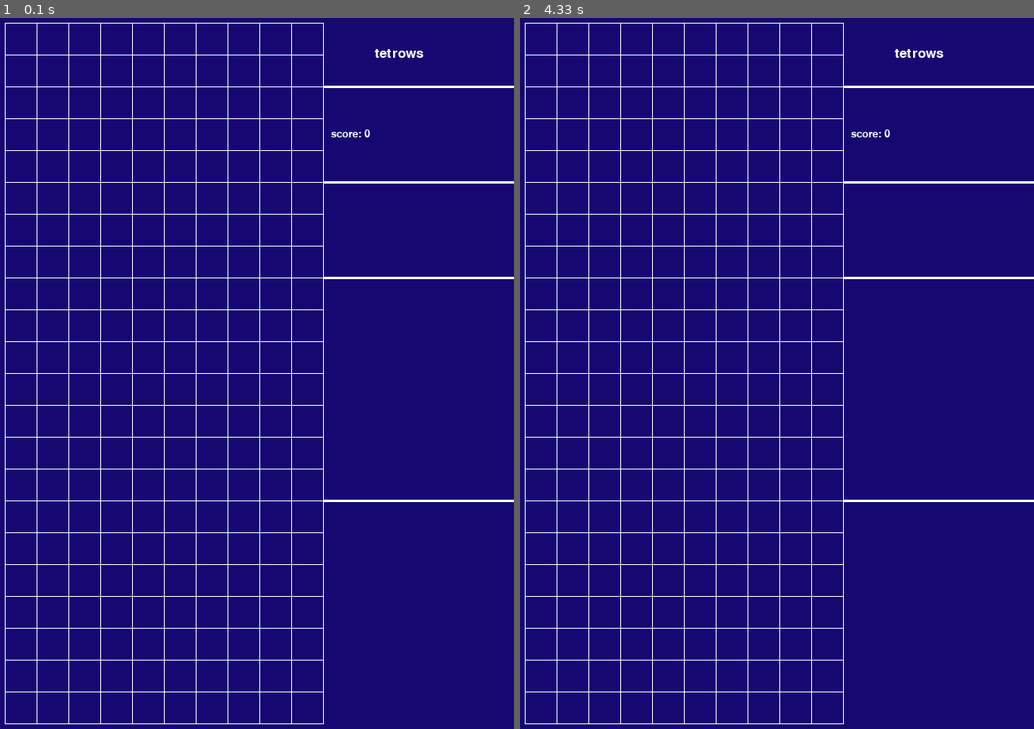
Above: before the commit, frames 1-2 (left to right).
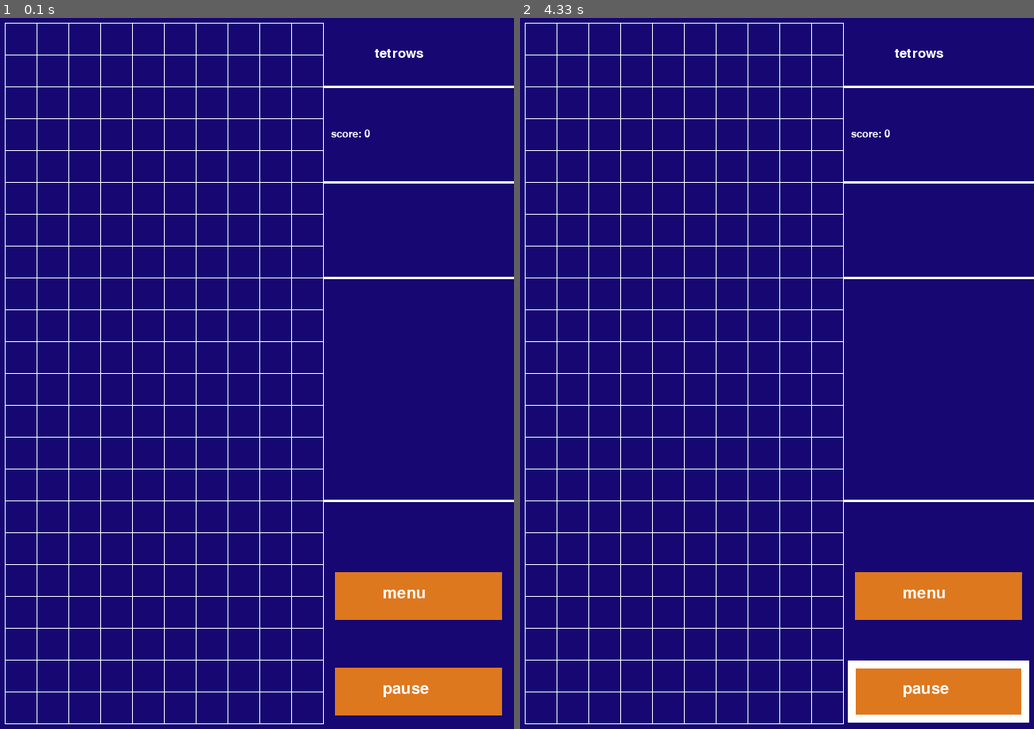
Above: after the commit, the same moments.

Repository: single3316/Tetris_on_pygame
Game: pygame game, started from main.py
Same seed, same stepped clock (60 frames per second), same inputs: the game is played once before the commit and once after it.
Inputs (mouse positions are in pixels of both pictures, inside the frame that each line leads up to):
- Up to frame 1 (0.1 s): no input
- Up to frame 2 (4.33 s): press the mouse at (936, 593) at 0.37 s; move the mouse to (843, 387) at 0.47 s; release the mouse at (756, 174) at 0.6 s; click (869, 615) at 4.22 s

The runs differ from the first frame. In frame 1, 4.4% of the frame differs, in the area x 65-98%, y 77-99%; in frame 2, 5.3%, in the area x 63-100%, y 77-100%.

Commit message:
in the process of making the shadow from the button

Diff:
--- a/main.py
+++ b/main.py
@@ -1,12 +1,13 @@
 import pygame as pg
 
 pg.init()
-
 display_width = 650
 display_height = 900
 
 display = pg.display.set_mode((display_width, display_height))
-pg.display.set_caption('Tetris')
+pg.display.set_caption('Tetrows')
+
+button_sound = pg.mixer.Sound('button.wav')
 
 icon = pg.image.load('icon.ico')
 
@@ -16,7 +17,38 @@
     quit()
 
 
-def coord_system():
+class Button:
+    def __init__(self, width, height):
+        self.width = width
+        self.height = height
+
+    def draw_button(self, x, y, message, action=None):
+        color_line = (255, 255, 255)
+        mouse = pg.mouse.get_pos()
+        click = pg.mouse.get_pressed()
+        pg.draw.rect(display, (222, 120, 31), (x, y, self.width, self.height))
+        if x < mouse[0] < x + self.width:
+            if y < mouse[1] < y + self.height:
+                pg.draw.line(display,color_line,
+                             [425, 815],
+                             [634, 815], 10)
+                pg.draw.line(display, color_line,
+                             [425, 883],
+                             [634, 883], 10)
+                pg.draw.line(display, color_line,
+                             [420, 811],
+                             [420, 888], 10)
+                pg.draw.line(display, color_line,
+                             [638, 811],
+                             [638, 888], 10)
+        if click[0] == 1 and action is not None:
+            pg.mixer.Sound.play(button_sound)
+            pg.time.delay(300)
+            action()
+        wrote_text(message, x + 60, y + 17, 30)
+
+
+def draw_grid():
     color_line = (255, 255, 255)
     top_line = pg.draw.aaline(display, color_line,
                               [10, 10],
@@ -36,7 +68,6 @@
     line_dont_know_2 = pg.draw.line(display, color_line,
                                     [410, 610],
                                     [650, 610], 3)
-
     for i in range(10, 450, 40):
         line = pg.draw.line(display, color_line, [i, 10], [i, 890], 1)
     for j in range(50, 890, 40):
@@ -46,22 +77,29 @@
 def run_game():
     game = True
     score = 0
-    font_type_1 = pg.font.Font('Baron Neue.otf', 25)
-    white = (255, 255, 255)
-    text_1 = font_type_1.render('tetrows', True, white)
-    font_type_2 = pg.font.Font('Baron Neue.otf', 20)
-    text_2 = font_type_2.render('score: 0', True, white)
+
+    button_pause = Button(210, 60)
+    button_menu = Button(210, 60)
+
     while game:
         for event in pg.event.get():
             if event.type == pg.QUIT:
                 quit_game()
-        display.blit(text_1, (475, 40))
-        display.blit(text_2, (420, 143))
+        wrote_text('tetrows', 475, 40, 25)
+        wrote_text('score: ' + str(score), 420, 143, 20)
+        button_pause.draw_button(425, 820, 'pause')
+        button_menu.draw_button(425, 700, 'menu')
+
         pg.display.update()
 
-        # Установка фона окна
         display.fill((22, 7, 115))
-        coord_system()
+        draw_grid()
+
+
+def wrote_text(message, x, y, font_size, font_type='Baron Neue.otf', font_color=(255, 255, 255), ):
+    font_type = pg.font.Font(font_type, font_size)
+    text = font_type.render(message, True, font_color)
+    display.blit(text, (x, y))
 
 
 run_game()
